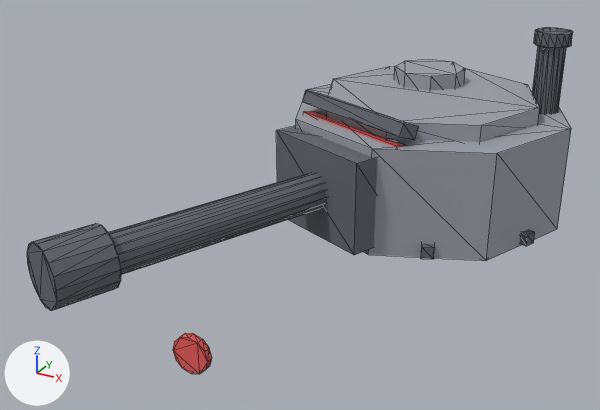
An edit to the glTF model public/assets/models/props/turret-gun.glb, drawn before and after from the same camera.
Rendered twice from a 50 mm camera at (2.66, -7.44, 5.34) aimed at (-0.51, -1.68, 2.46). Arrows for +X, +Y and +Z are at lower left; the lights stay in place. The first picture is the older version. Mesh edges are drawn as thin lines. Vertices at exactly the same position are counted once.

Objects in the first picture: 'TurretBore', 'TurretGun'.
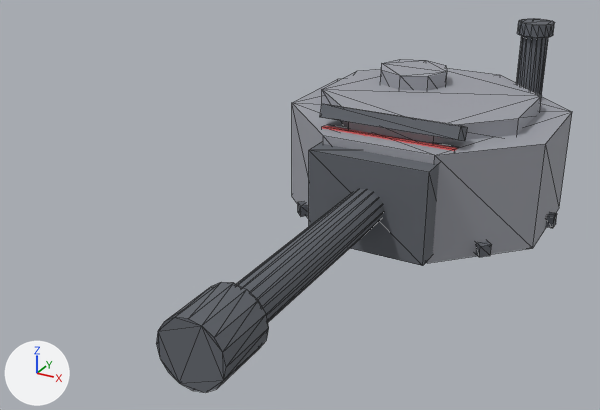
Location of each change, (x1, y1, x2, y2) in pixels of the pictures (600 x 410 px):
'TurretGun', turned
    before: (27, 27, 573, 311)
    after: (156, 19, 572, 392)
'TurretBore', deleted (red)
    before: (173, 333, 212, 374)

What the commit changed:
me_cylinder_080 is used by ob_turretgun; location (0.0, 0.0, 0.0).
me_cylinder_080 had 264 vertices, 456 faces and spanned x -1.77..1.35, y -3.8..1.35, z 1.96..3.72.
me_cylinder_080 now has 264 vertices, 456 faces and spans x -1.32..1.32, y -4.0..1.32, z 1.96..3.72.
me_cylinder_080 part 1: the whole mesh is turned 22.5 degrees about the z axis through the mesh origin.
Object 'TurretBore' (ob_turretbore) is deleted.
